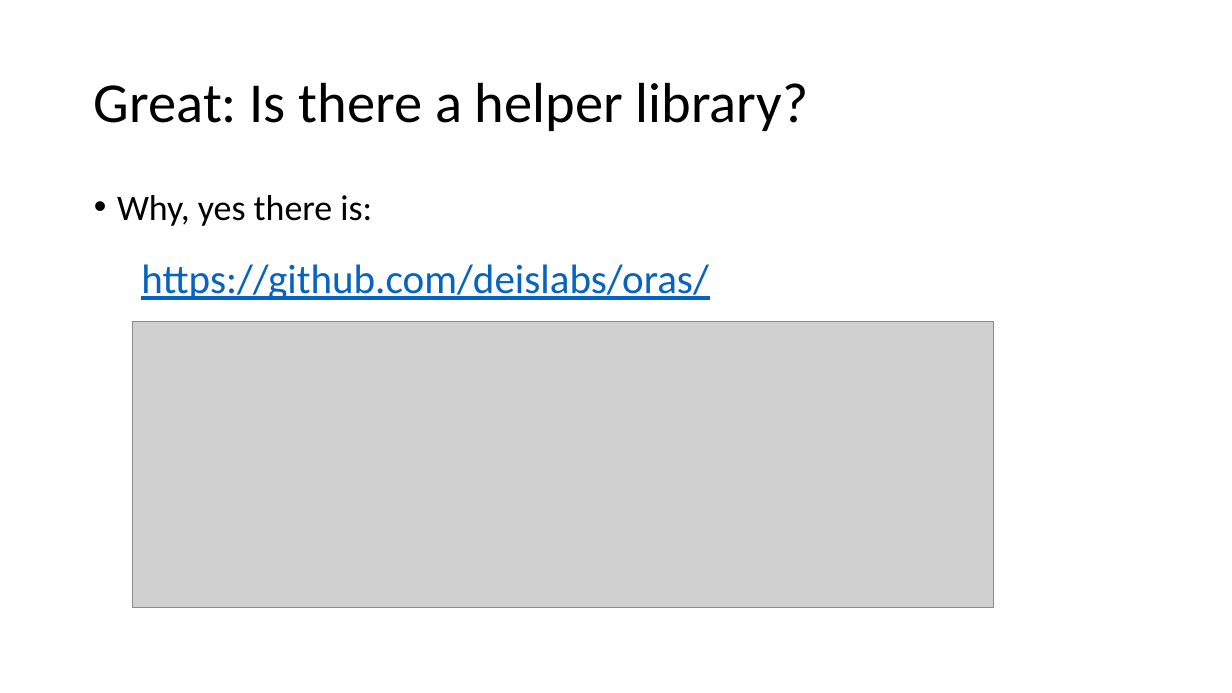
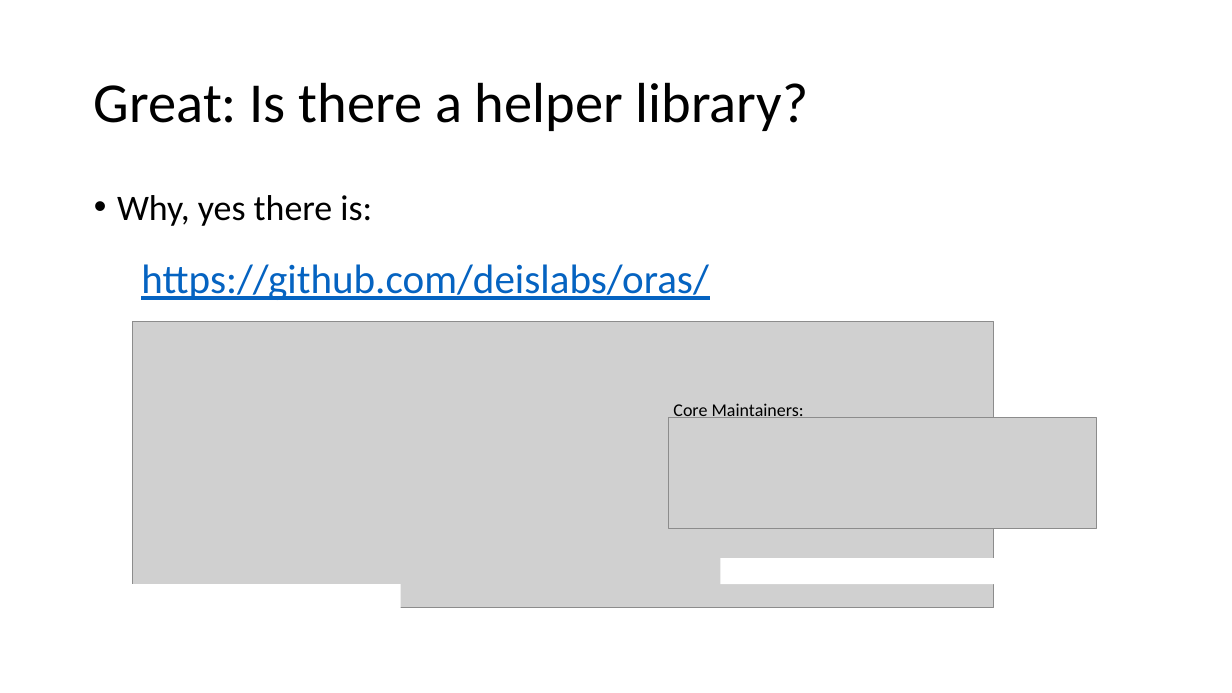
Before and after one commit to SteveLasker/Presentations, a slide deck: slide 18 of ACR/OCIArtifactRegistries.pptm (slide 16 before the commit). Drawn at 1232x693 pixels with LibreOffice and Linux fonts; fonts in the diff are those of the drawing; grey boxes stand for pictures. Boxes give left, top, right and bottom in pixels: in the first picture for what was removed or moved away, otherwise in the second. Text is boxed around its words. In the diff, an @@ line names an element or a change of style, - is before the commit and + after.

```diff
--- a/ACR/OCIArtifactRegistries.pptm
+++ b/ACR/OCIArtifactRegistries.pptm
@@ picture added at [669, 418, 1097, 529] @@
@@ text added at [673, 403, 804, 418], 14 pt, text #000000 @@
+Core Maintainers:
@@ rectangle added at [721, 558, 1046, 584], fill #FFFFFF @@
@@ rectangle added at [76, 584, 401, 610], fill #FFFFFF @@
```
Also in this commit, not shown: 11 other slides changed, 12 slides added, 4 slides removed.
